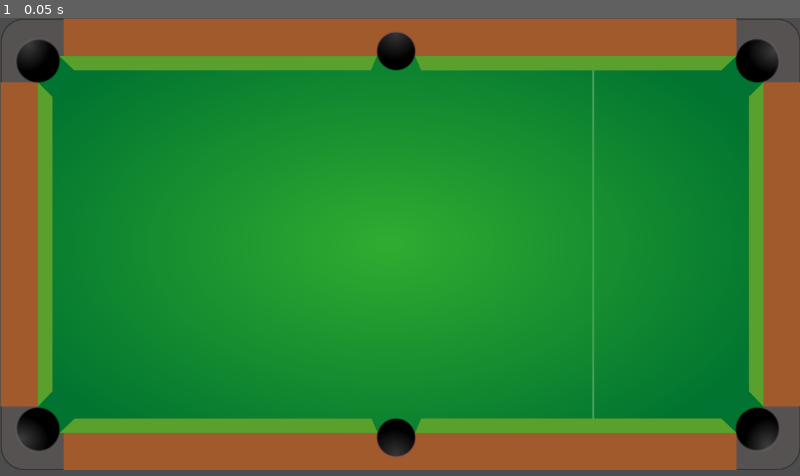
Above: before the commit, frame 1.
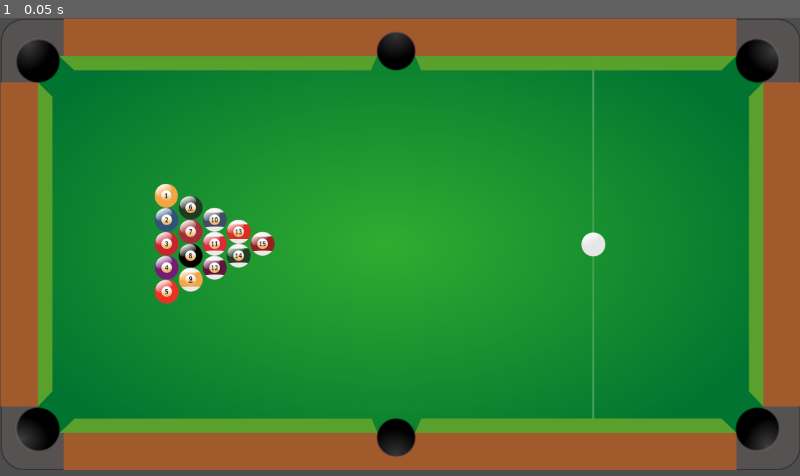
Above: after the commit, the same moment.

Repository: nuclearQuack/Godot_Billiards
Game: Godot game, scene res://scenes/main.tscn
Two runs of this game, one before a commit and one after it. Both use one fixed random seed, a clock stepped at 60 frames per second and the inputs below. Before the commit the project starts from res://scenes/table.tscn.
Inputs:
- Up to frame 1 (0.05 s): no input

The runs differ from the first frame. In frame 1, 2.1% of the frame differs, in the area x 19-76%, y 36-63%.

Commit message:
Added all ball positions on table

Diff:
--- a/project.godot
+++ b/project.godot
@@ -11,7 +11,7 @@
 [application]
 
 config/name="Godot Billiards"
-run/main_scene="res://scenes/table.tscn"
+run/main_scene="res://scenes/Main.tscn"
 config/features=PackedStringArray("4.2", "Forward Plus")
 config/icon="res://icon.svg"
 
@@ -19,3 +19,7 @@
 
 window/size/viewport_width=1200
 window/size/viewport_height=778
+
+[physics]
+
+2d/default_gravity_vector=Vector2(0, 0)
--- a/scenes/main.gd
+++ b/scenes/main.gd
@@ -3,15 +3,46 @@
 @export var ball_scene : PackedScene
 
 # Called when the node enters the scene tree for the first time.
+
+#game variables
+var ball_images := []
+var cue_ball
+const START_POS := Vector2(890, 340)
+
 func _ready():
+	load_images()
 	new_game()
+
+func load_images():
+	for i in range(1, 17, 1):
+		var filename = str("res://assets/ball_", i, ".png")
+		var ball_image = load(filename)
+		ball_images.append(ball_image)
 
 func new_game():
 	generate_balls()
+	reset_cue_ball()
 
 func generate_balls():
 	#setup game balls
+	var count : int = 0
 	var rows : int = 5
+	var dia = 36
+	for col in range(5):
+		for row in range(rows):
+			var b = ball_scene.instantiate()
+			var pos = Vector2(250 + (col * (dia)), 267 + (row * (dia)) + (col * dia / 2))
+			add_child(b)
+			b.position = pos
+			b.get_node("Sprite2D").texture = ball_images[count]
+			count += 1
+		rows -= 1
+
+func reset_cue_ball():
+	cue_ball = ball_scene.instantiate()
+	add_child(cue_ball)
+	cue_ball.position = START_POS
+	cue_ball.get_node("Sprite2D").texture = ball_images.back()
 
 
 # Called every frame. 'delta' is the elapsed time since the previous frame.
